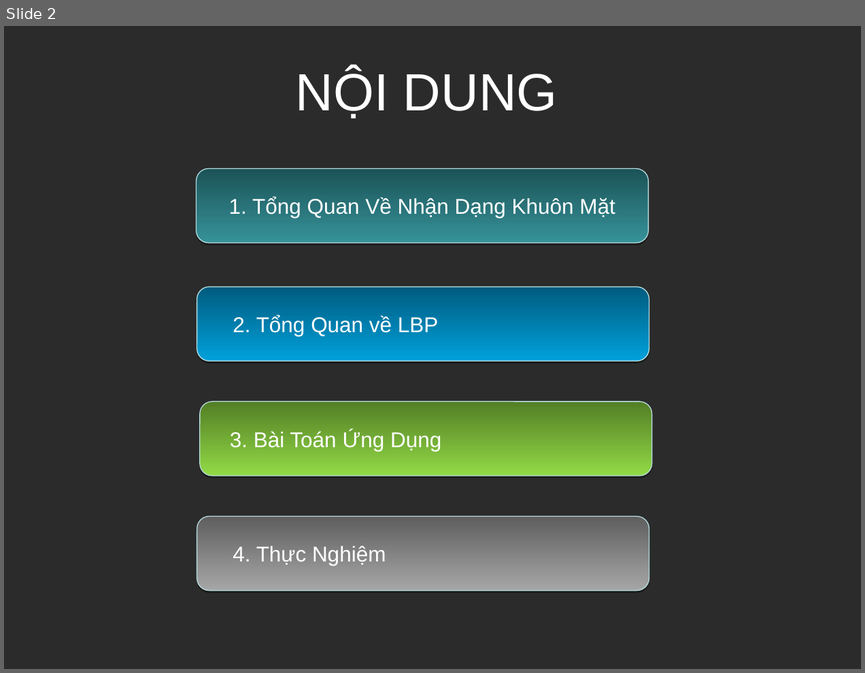
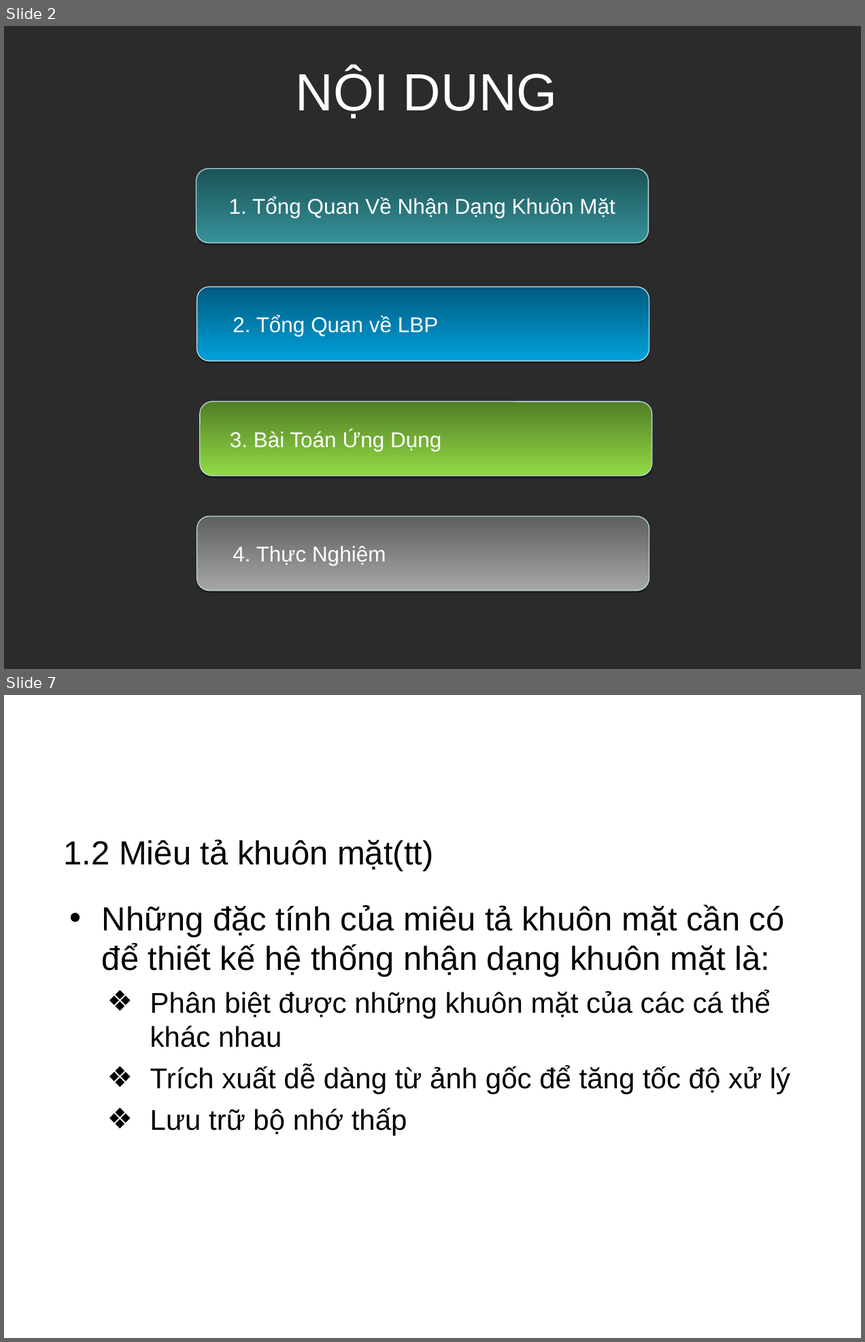
Before and after one commit to Alex7Huynh/lbp-group7, a slide deck: Slide.ppt. Shown one above the other, each under a label of ours: slide 2 before the commit, slides 2 and 7 after it; the slides between them are not shown. The pictures are 865x673 and 865x1342 pixels, drawn with LibreOffice and Linux fonts; fonts in the diff are those of the drawing; background and template pictures are left out; a plain dark background stands for a picture behind light text. Boxes give left, top, right and bottom in pixels: in the first picture for what was removed or moved away, otherwise in the second. Text is boxed around its words. In the diff, an @@ line names an element or a change of style, - is before the commit and + after.

```diff
--- a/Slide.ppt
+++ b/Slide.ppt
@@ slide 7 added at bbox=[4, 695, 861, 1338], background picture (left out) @@
@@ title added at bbox=[41, 706, 812, 791], 32 pt, text #FFFFFF @@
+1. Tổng Quan Về Nhận Dạng Khuôn Mặt
@@ text added at bbox=[64, 839, 433, 871], 28 pt, text #000000 @@
+  1.2 Miêu tả khuôn mặt(tt)
@@ text added at bbox=[102, 904, 790, 1135], 24 pt, text #000000 @@
+• Những đặc tính của miêu tả khuôn mặt cần có để thiết kế hệ thống nhận dạng khuôn mặt là:
+    ❖ Phân biệt được những khuôn mặt của các cá thể khác nhau
+    ❖ Trích xuất dễ dàng từ ảnh gốc để tăng tốc độ xử lý
+    ❖ Lưu trữ bộ nhớ thấp
```
Also in this commit, not shown: 15 other slides added, 1 slide removed.
